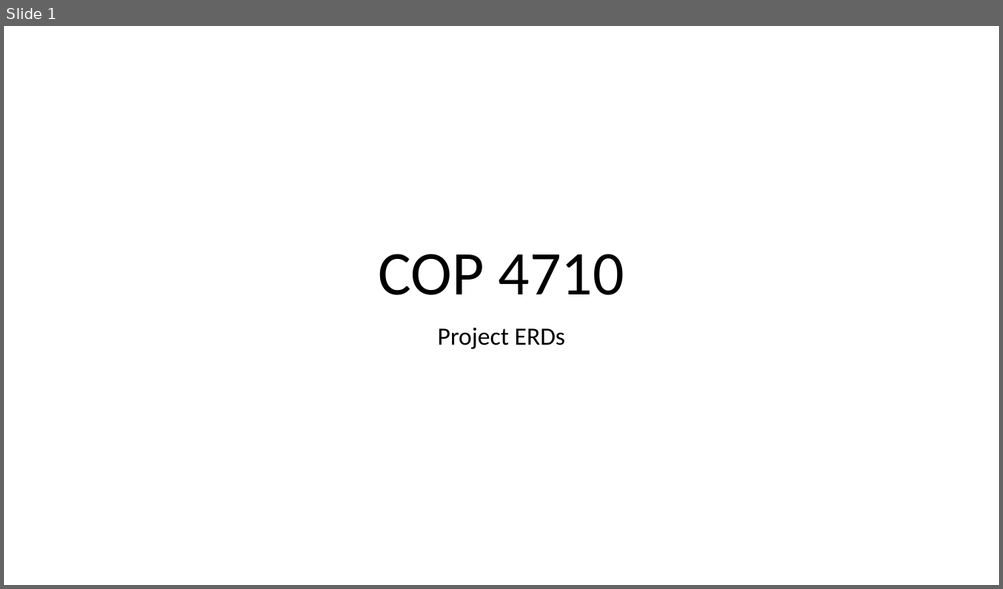
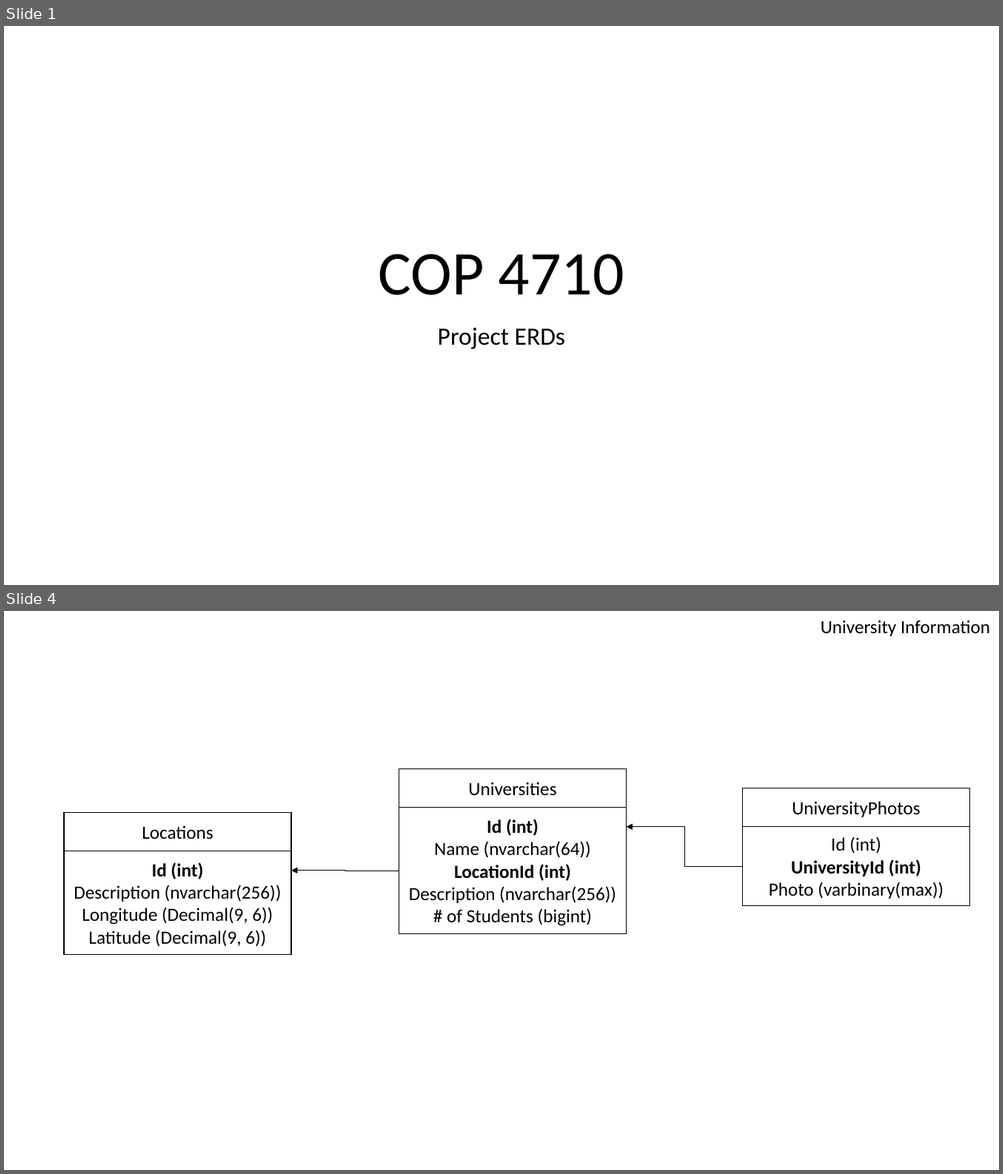
Before and after one commit to Chandler24/COP-4710-Semester-Project, a slide deck: Docs/ERD's (Draft).pptx. Shown one above the other, each under a label of ours: slide 1 before the commit, slides 1 and 4 after it; the slides between them are not shown. The pictures are 1003x589 and 1003x1174 pixels, drawn with LibreOffice and Linux fonts; fonts in the diff are those of the drawing. Boxes give left, top, right and bottom in pixels: in the first picture for what was removed or moved away, otherwise in the second. Text is boxed around its words. In the diff, an @@ line names an element or a change of style, - is before the commit and + after.

```diff
--- a/Docs/ERD's (Draft).pptx
+++ b/Docs/ERD's (Draft).pptx
@@ slide 4 added at (x1=4, y1=611, x2=999, y2=1170), background #FFFFFF @@
@@ text added at (x1=820, y1=620, x2=990, y2=636), 18 pt, text #000000 @@
+University Information
@@ rectangle added at (x1=398, y1=769, x2=626, y2=808), fill #FFFFFF, outline #000000 1 pt, 18 pt, text #000000 @@
+Universities
@@ rectangle added at (x1=398, y1=807, x2=626, y2=934), fill #FFFFFF, outline #000000 1 pt, 18 pt, text #000000 @@
+Id (int)
+Name (nvarchar(64))
+LocationId (int)
+Description (nvarchar(256))
+# of Students (bigint)
@@ rectangle added at (x1=743, y1=789, x2=970, y2=827), fill #FFFFFF, outline #000000 1 pt, 18 pt, text #000000 @@
+UniversityPhotos
@@ rectangle added at (x1=64, y1=812, x2=291, y2=851), fill #FFFFFF, outline #000000 1 pt, 18 pt, text #000000 @@
+Locations
@@ elbow arrow added from (743, 866) to (626, 826), #000000 0.5 pt @@
@@ rectangle added at (x1=743, y1=826, x2=970, y2=906), fill #FFFFFF, outline #000000 1 pt, 18 pt, text #000000 @@
+Id (int)
+UniversityId (int)
+Photo (varbinary(max))
@@ rectangle added at (x1=64, y1=851, x2=290, y2=955), fill #FFFFFF, outline #000000 1 pt, 18 pt, text #000000 @@
+Id (int)
+Description (nvarchar(256))
+Longitude (Decimal(9, 6))
+Latitude (Decimal(9, 6))
@@ elbow arrow added from (398, 871) to (291, 871), #000000 0.5 pt @@
```
Also in this commit, not shown: 1 slide changed, 5 other slides added.
